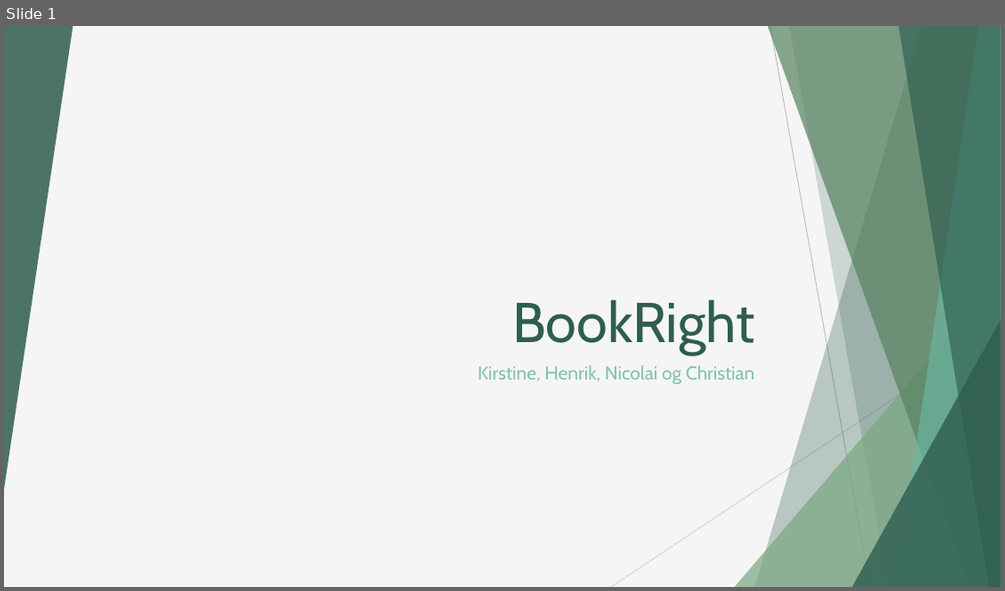
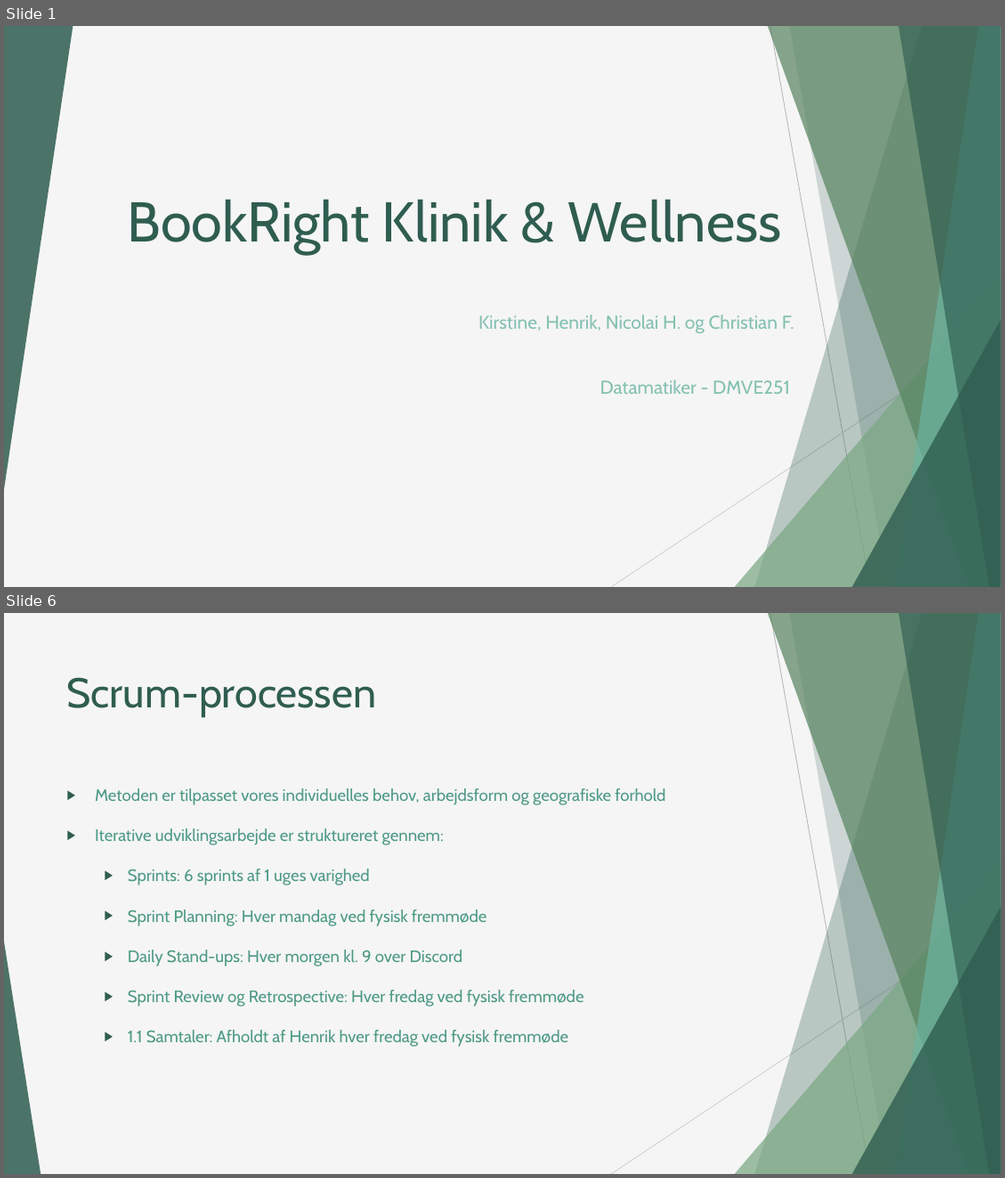
Before and after one commit to hiha76740/SecondSemesterEksamensProjekt, a slide deck: Dokumenter/Powerpoint.pptx. Shown one above the other, each under a label of ours: slide 1 before the commit, slides 1 and 6 after it; the slides between them are not shown. The pictures are 1005x591 and 1005x1178 pixels, drawn with LibreOffice and Linux fonts; fonts in the diff are those of the drawing. Boxes give left, top, right and bottom in pixels: in the first picture for what was removed or moved away, otherwise in the second. Text is boxed around its words. In the diff, an @@ line names an element or a change of style, - is before the commit and + after.

```diff
--- a/Dokumenter/Powerpoint.pptx
+++ b/Dokumenter/Powerpoint.pptx
@@ slide 6 added at [4,613,1001,1174], background #F5F5F5; not listed: 9 template elements that a slide beside it also shows @@
@@ title added at [67,677,377,718], 40 pt, text #2F5D50 @@
+Scrum-processen
@@ text added at [95,788,665,1046], 16 pt, text #4E9A85 @@
+▶ Metoden er tilpasset vores individuelles behov, arbejdsform og geografiske forhold
+▶ Iterative udviklingsarbejde er struktureret gennem:
+  ▶ Sprints: 6 sprints af 1 uges varighed
+  ▶ Sprint Planning: Hver mandag ved fysisk fremmøde
+  ▶ Daily Stand-ups: Hver morgen kl. 9 over Discord
+  ▶ Sprint Review og Retrospective: Hver fredag ved fysisk fremmøde
+  ▶ 1.1 Samtaler: Afholdt af Henrik hver fredag ved fysisk fremmøde
@@ triangle added at [4,941,40,1174], fill #2F5D50 at 85% opacity @@
@@ slide 1 changed as well @@
@@ title at [128,199,781,255]: text changed @@
-BookRight
+BookRight Klinik & Wellness
@@ subtitle at [478,314,794,394]: text changed @@
-Kirstine, Henrik, Nicolai og Christian
+Kirstine, Henrik, Nicolai H. og Christian F.
+Datamatiker - DMVE251
```
Also in this commit, not shown: 4 other slides changed, 5 other slides added, 2 slides removed.
